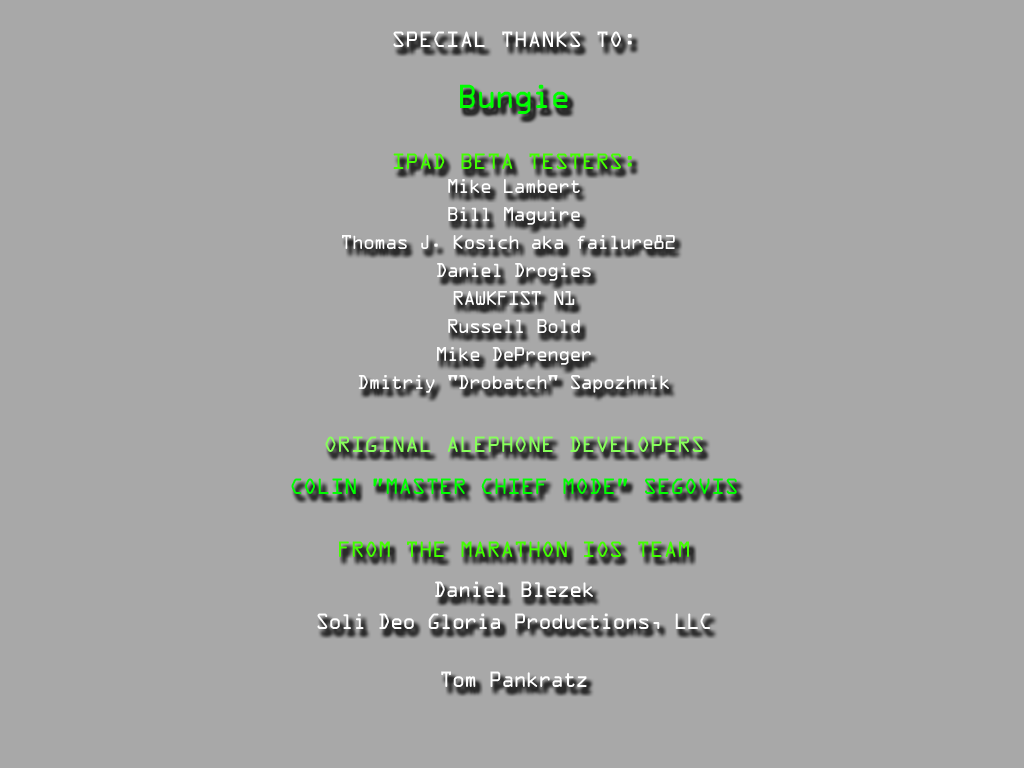
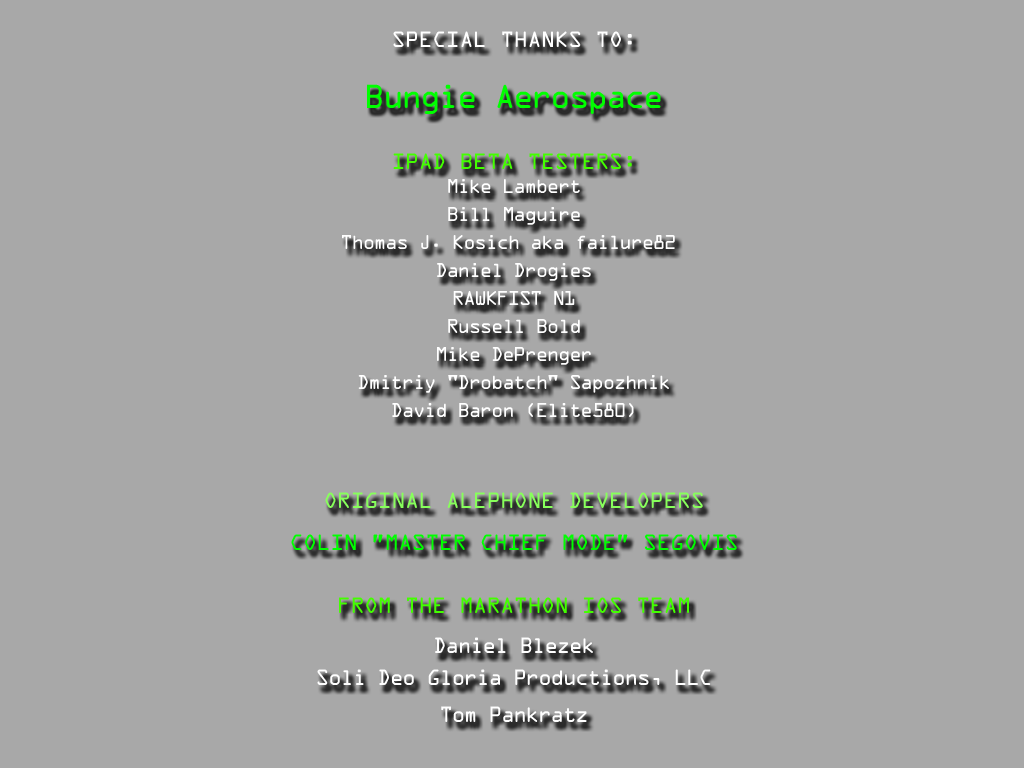
Comparing the layer stacks of the two 1024px x 768px images. Changes:
renamed "Special Thanks to: Bungie iPad Beta Testers: Mike Lambert Bil" to "Special Thanks to: Bungie Aerospace iPad Beta Testers: Mike L", painted on it over [left=291, top=84, right=737, bottom=722]
